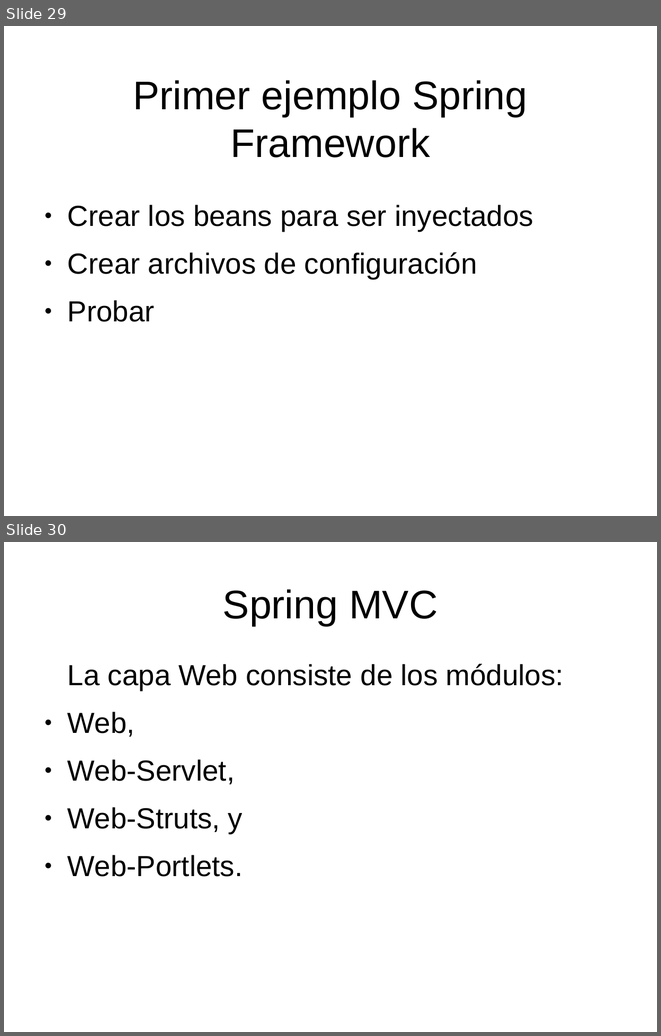
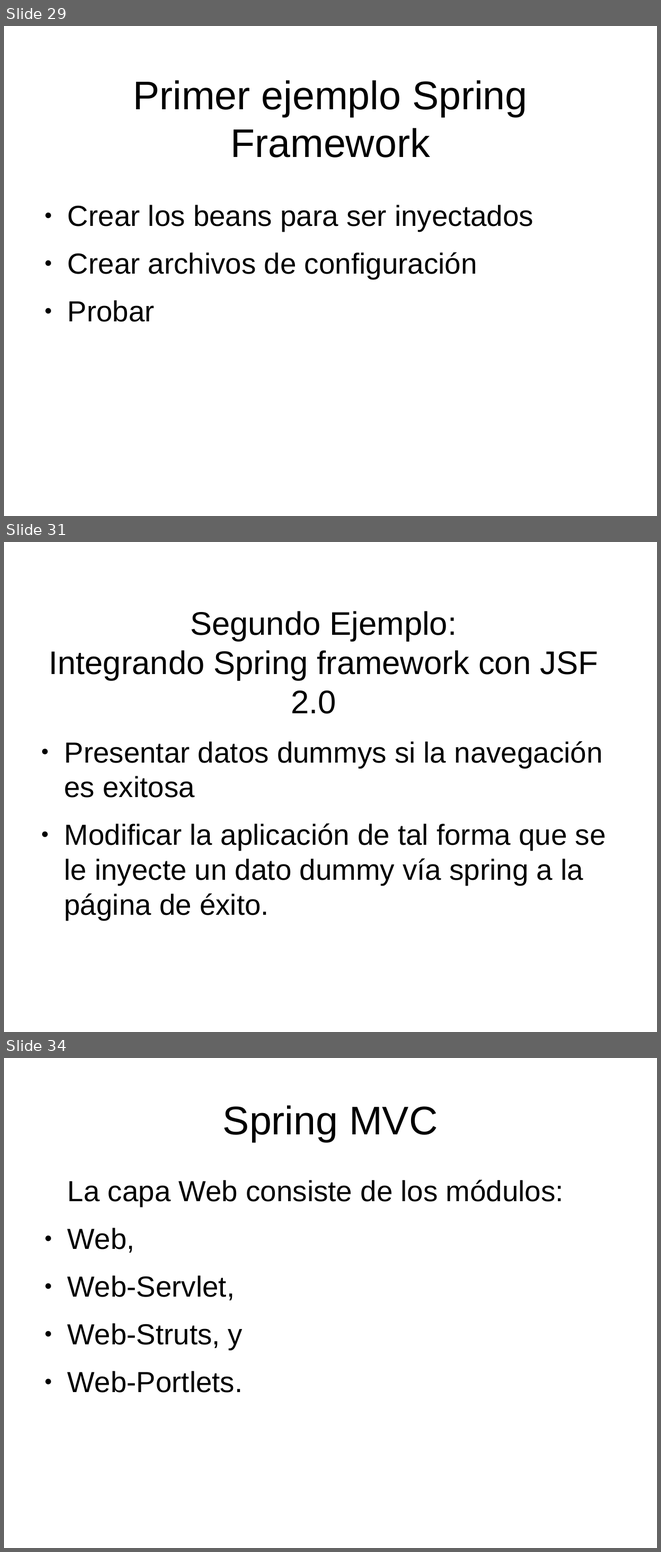
Before and after one commit to gros777/JAWorkspace, a slide deck: PresentacionJavaAvanzado.odp. Shown one above the other, each under a label of ours: slides 29 and 30 before the commit, slides 29, 31 and 34 after it; the slides between them are not shown. The pictures are 661x1036 and 661x1552 pixels, drawn with LibreOffice and Linux fonts; fonts in the diff are those of the drawing; background and template pictures are left out. Boxes give left, top, right and bottom in pixels: in the first picture for what was removed or moved away, otherwise in the second. Text is boxed around its words. In the diff, an @@ line names an element or a change of style, - is before the commit and + after.

```diff
--- a/PresentacionJavaAvanzado.odp
+++ b/PresentacionJavaAvanzado.odp
@@ slide 31 added at (4,542,657,1032), background picture (left out) @@
@@ title added at (49,611,598,714), 36 pt, text #000000 @@
+Segundo Ejemplo:
+Integrando Spring framework con JSF 2.0
@@ text added at (64,741,606,920), 32 pt, text #000000 @@
+● Presentar datos dummys si la navegación es exitosa
+● Modificar la aplicación de tal forma que se le inyecte un dato dummy vía spring a la página de éxito.
@@ what was slide 30 is now slide 34 @@
```
Also in this commit, not shown: 3 other slides added, 2 other files.
